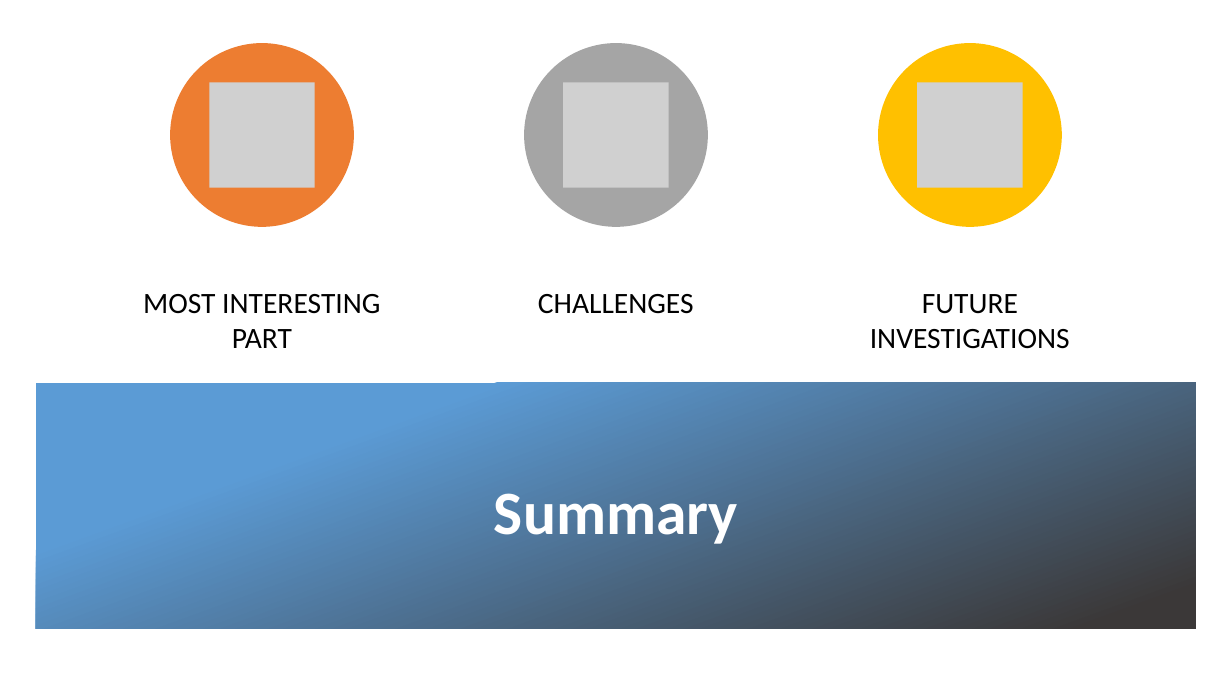
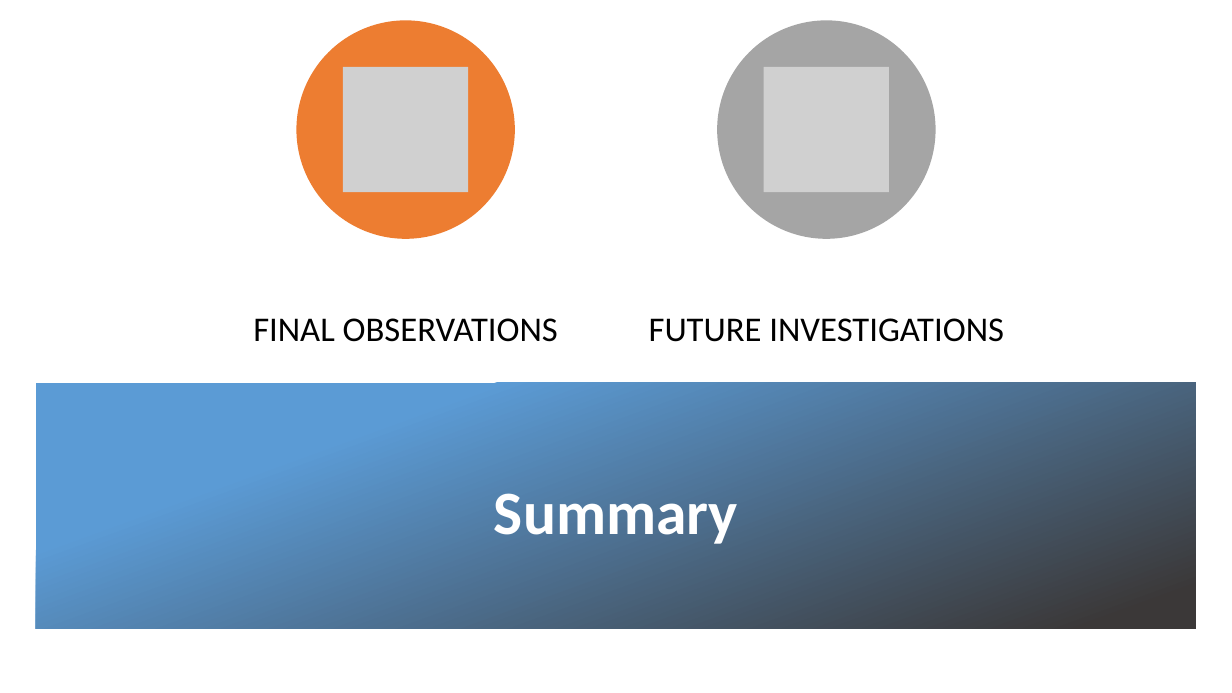
Before and after one commit to neha-nayeem/Project-01, a slide deck: slide 18 of Presentation - Project 01.pptx. Drawn at 1232x693 pixels with LibreOffice and Linux fonts; fonts in the diff are those of the drawing; grey boxes stand for pictures; background and template pictures are left out. Boxes give left, top, right and bottom in pixels: in the first picture for what was removed or moved away, otherwise in the second. Text is boxed around its words. In the diff, an @@ line names an element or a change of style, - is before the commit and + after.

Commit message:
Update presentation slides

```diff
--- a/Presentation - Project 01.pptx
+++ b/Presentation - Project 01.pptx
@@ ellipse: place and size @@
-ellipse at <box>170,43,354,227</box>
+ellipse at <box>297,20,515,238</box>
@@ ellipse: place and size @@
-ellipse at <box>524,43,708,227</box>
+ellipse at <box>717,20,935,238</box>
@@ picture: place and size @@
-picture at <box>210,82,315,188</box>
+picture at <box>343,67,469,192</box>
@@ picture: place and size @@
-picture at <box>564,82,669,188</box>
+picture at <box>764,67,890,192</box>
@@ group removed at <box>143,43,1062,348</box>: 2 texts, 1 ellipse, 1 picture @@
-MOST INTERESTING PART
-CHALLENGES
@@ text added at <box>253,318,558,342</box>, 27 pt, text #000000 @@
+FINAL OBSERVATIONS
@@ text "FUTURE INVESTIGATIONS": place and size @@
-text "FUTURE INVESTIGATIONS" at <box>870,294,1070,349</box>
+text "FUTURE INVESTIGATIONS" at <box>649,318,1004,342</box>
@@ text "FUTURE INVESTIGATIONS" at <box>649,318,1004,342</box>: size 23 to 27 pt; more space between paragraphs @@
```
